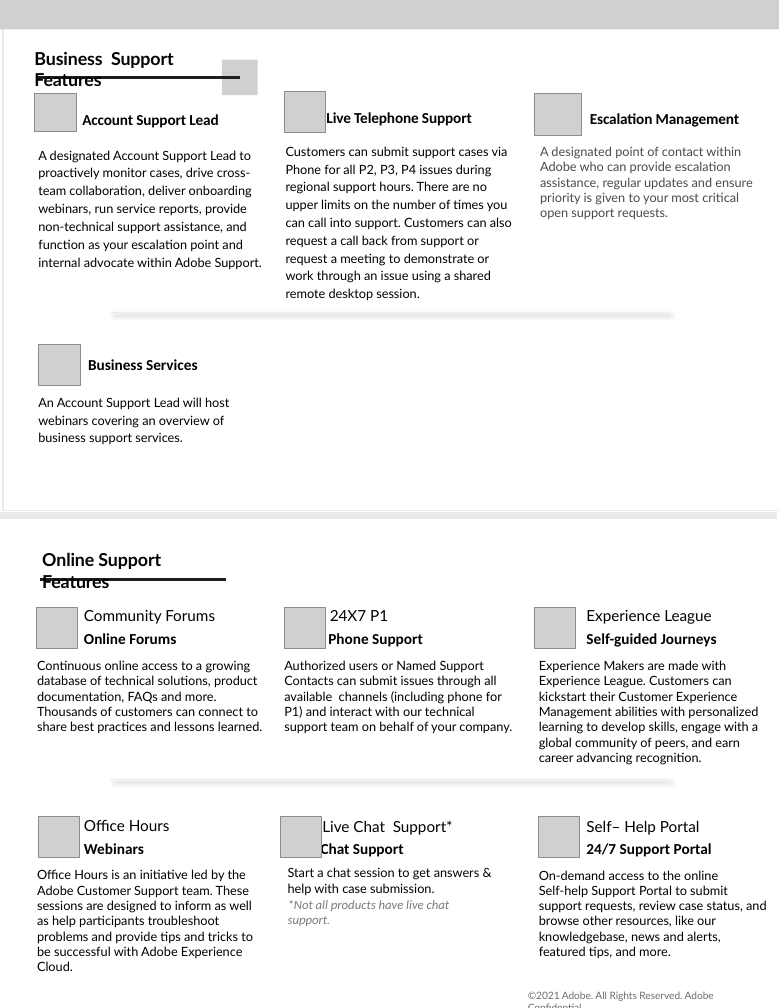
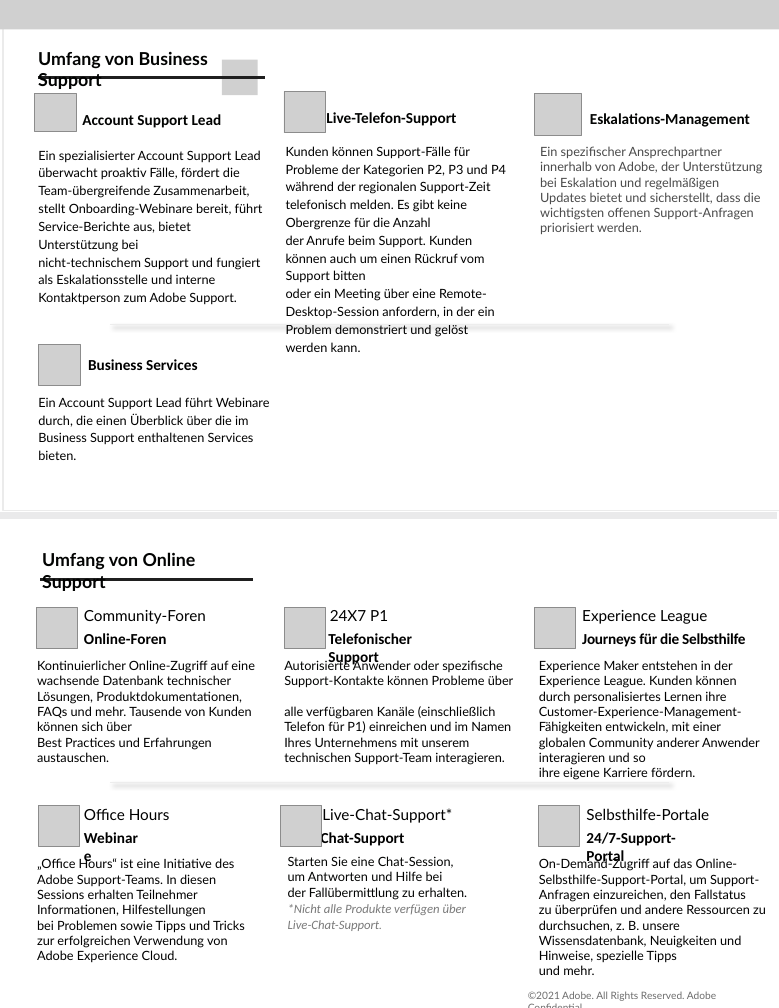
Before and after one commit to AdobeDocs/support-resources.de-DE, a slide deck: slide 2 of help/data-sheets/assets/BusinessSupportDatasheet.pptx. Drawn at 779x1008 pixels with LibreOffice and Linux fonts; fonts in the diff are those of the drawing; grey boxes stand for pictures; background and template pictures are left out. Boxes give left, top, right and bottom in pixels: in the first picture for what was removed or moved away, otherwise in the second. Text is boxed around its words. In the diff, an @@ line names an element or a change of style, - is before the commit and + after.

```diff
--- a/help/data-sheets/assets/BusinessSupportDatasheet.pptx
+++ b/help/data-sheets/assets/BusinessSupportDatasheet.pptx
@@ text at box(38, 52, 208, 89): text changed @@
-Business Support Features
+Umfang von Business Support
@@ freeform shape: place and size @@
-freeform shape at box(38, 78, 240, 78)
+freeform shape at box(38, 78, 265, 82)
@@ text "Account Support Lead" at box(82, 114, 222, 128): letter spacing -0.1 to 0 pt @@
@@ text at box(326, 112, 456, 126): text changed @@
-Live Telephone Support
+Live-Telefon-Support
@@ text at box(590, 113, 750, 127): text changed @@
-Escalation Management
+Eskalations-Management
@@ text at box(286, 146, 506, 352): text changed @@
-Customers can submit support cases via Phone for all P2, P3, P4 issues during regional support hours. There are no upper limits on the number of times you can call into support. Customers can also request a call back from support or request a meeting to demonstrate or work through an issue using a shared remote desktop session.
+Kunden können Support-Fälle für Probleme der Kategorien P2, P3 und P4 während der regionalen Support-Zeit telefonisch melden. Es gibt keine Obergrenze für die Anzahl
+der Anrufe beim Support. Kunden können auch um einen Rückruf vom Support bitten
+oder ein Meeting über eine Remote-Desktop-Session anfordern, in der ein Problem demonstriert und gelöst werden kann.
@@ text at box(540, 146, 763, 232): text changed @@
-A designated point of contact within Adobe who can provide escalation assistance, regular updates and ensure priority is given to your most critical open support requests.
+Ein spezifischer Ansprechpartner innerhalb von Adobe, der Unterstützung bei Eskalation und regelmäßigen Updates bietet und sicherstellt, dass die wichtigsten offenen Support-Anfragen priorisiert werden.
@@ text at box(38, 150, 263, 305): text changed @@
-A designated Account Support Lead to proactively monitor cases, drive cross-team collaboration, deliver onboarding webinars, run service reports, provide non-technical support assistance, and function as your escalation point and internal advocate within Adobe Support.
+Ein spezialisierter Account Support Lead überwacht proaktiv Fälle, fördert die Team-übergreifende Zusammenarbeit, stellt Onboarding-Webinare bereit, führt Service-Berichte aus, bietet Unterstützung bei
+nicht-technischem Support und fungiert als Eskalationsstelle und interne Kontaktperson zum Adobe Support.
@@ freeform shape: place and size @@
-freeform shape at box(110, 307, 669, 312)
+freeform shape at box(110, 320, 669, 325)
@@ text at box(38, 397, 270, 444): text changed @@
-An Account Support Lead will host webinars covering an overview of business support services.
+Ein Account Support Lead führt Webinare durch, die einen Überblick über die im Business Support enthaltenen Services bieten.
@@ text at box(42, 552, 196, 591): text changed @@
-Online Support Features
+Umfang von Online Support
@@ freeform shape: place and size @@
-freeform shape at box(40, 580, 225, 585)
+freeform shape at box(40, 580, 253, 586)
@@ text at box(84, 610, 206, 624): text changed @@
-Community Forums
+Community-Foren
@@ text "Experience League": place and size @@
-text "Experience League" at box(586, 610, 711, 624)
+text "Experience League" at box(582, 610, 707, 624)
@@ text at box(84, 633, 167, 644): text changed @@
-Online Forums
+Online-Foren
@@ text at box(284, 659, 513, 765): text changed @@
-Authorized users or Named Support Contacts can submit issues through all available channels (including phone for P1) and interact with our technical support team on behalf of your company.
+Autorisierte Anwender oder spezifische Support-Kontakte können Probleme über
+alle verfügbaren Kanäle (einschließlich
+Telefon für P1) einreichen und im Namen Ihres Unternehmens mit unserem technischen Support-Team interagieren.
@@ text at box(328, 633, 412, 667): text changed @@
-Phone Support
+Telefonischer Support
@@ text at box(582, 633, 745, 647): text changed @@
-Self-guided Journeys
+Journeys für die Selbsthilfe
@@ text at box(37, 660, 255, 762): text changed @@
-Continuous online access to a growing database of technical solutions, product documentation, FAQs and more. Thousands of customers can connect to share best practices and lessons learned.
+Kontinuierlicher Online-Zugriff auf eine wachsende Datenbank technischer Lösungen, Produktdokumentationen, FAQs und mehr. Tausende von Kunden können sich über
+Best Practices und Erfahrungen austauschen.
@@ text at box(539, 660, 760, 777): text changed @@
-Experience Makers are made with Experience League. Customers can kickstart their Customer Experience Management abilities with personalized learning to develop skills, engage with a global community of peers, and earn career advancing recognition.
+Experience Maker entstehen in der
+Experience League. Kunden können durch personalisiertes Lernen ihre Customer-Experience-Management-Fähigkeiten entwickeln, mit einer globalen Community anderer Anwender interagieren und so
+ihre eigene Karriere fördern.
@@ freeform shape: place and size @@
-freeform shape at box(110, 775, 669, 779)
+freeform shape at box(110, 779, 669, 783)
@@ 3 pictures, 1 text: place and size @@
-3 pictures, 1 text at box(38, 817, 580, 858)
+3 pictures, 1 text at box(38, 806, 580, 847)
@@ text at box(322, 808, 452, 823): text changed @@
-Live Chat Support*
+Live-Chat-Support*
@@ text at box(586, 808, 709, 820): text changed @@
-Self– Help Portal
+Selbsthilfe-Portale
@@ text at box(321, 830, 405, 847): text changed @@
-Chat Support
+Chat-Support
@@ text at box(586, 832, 675, 866): text changed @@
-24/7 Support Portal
+24/7-Support-Portal
@@ text at box(37, 857, 245, 960): text changed @@
-Office Hours is an initiative led by the Adobe Customer Support team. These sessions are designed to inform as well as help participants troubleshoot problems and provide tips and tricks to be successful with Adobe Experience Cloud.
+„Office Hours“ ist eine Initiative des Adobe Support-Teams. In diesen Sessions erhalten Teilnehmer Informationen, Hilfestellungen
+bei Problemen sowie Tipps und Tricks
+zur erfolgreichen Verwendung von Adobe Experience Cloud.
@@ text at box(84, 843, 144, 854): text changed @@
-Webinars
+Webinare
@@ text at box(288, 856, 467, 931): text changed @@
-Start a chat session to get answers & help with case submission.
-*Not all products have live chat support.
+Starten Sie eine Chat-Session,
+um Antworten und Hilfe bei
+der Fallübermittlung zu erhalten.
+*Nicht alle Produkte verfügen über
+Live-Chat-Support.
@@ text at box(539, 857, 766, 975): text changed @@
-On-demand access to the online
-Self-help Support Portal to submit support requests, review case status, and browse other resources, like our knowledgebase, news and alerts, featured tips, and more.
+On-Demand-Zugriff auf das Online-
+Selbsthilfe-Support-Portal, um Support-Anfragen einzureichen, den Fallstatus
+zu überprüfen und andere Ressourcen zu durchsuchen, z. B. unsere Wissensdatenbank, Neuigkeiten und Hinweise, spezielle Tipps
+und mehr.
@@ text "©2021 Adobe. All Rights Reserved. ..." at box(528, 991, 716, 1001): letter spacing -0.1 to 0 pt @@
```
Also in this commit, not shown: 2 other slides changed, 3 other files.
